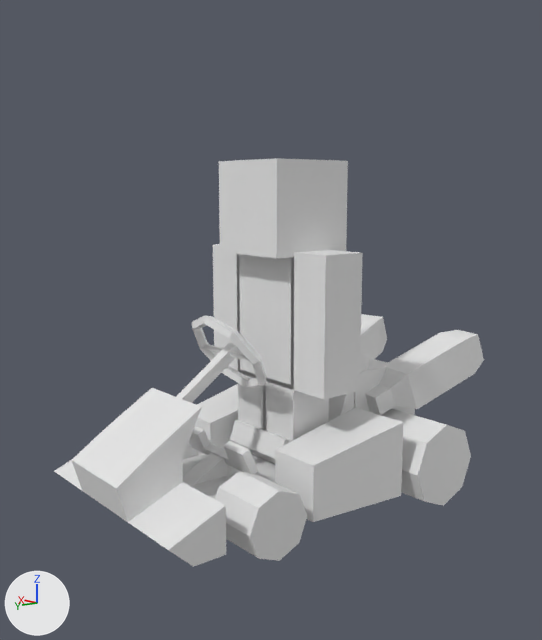
A saved change to the Blender file mods/invector/blends/sam2.blend.
Rendered twice from a 50 mm camera at (-26.9, 22.7, 14.8) aimed at (0.0, 0.7, 8.8). Arrows for +X, +Y and +Z are at lower left; the lights stay in place. Materials are left out; every surface is plain grey.

The older version as bpy lines, for what is in view:
```python
me_cube_006 = bpy.data.meshes.new('Cube.006')
me_cube_006.from_pydata(...)  # 200 vertices, 176 faces; spans x -4.1..4.1, y -2.1..2.1, z -0.1..16.1
me_cube_006.materials.append(mat_player_002)
me_cube_007 = bpy.data.meshes.new('Cube.007')
me_cube_007.from_pydata(...)  # 276 vertices, 234 faces; spans x -6.0..6.0, y -10.5..10.0, z 0.0..9.4
me_cube_007.materials.append(mat_kart)
ob_kart = bpy.data.objects.new('Kart', me_cube_007)
ob_kart.location = (0.0, 0.0, 0.0)
ob_player = bpy.data.objects.new('Player', me_cube_006)
ob_player.location = (0.0, 0.0, 0.0)
```
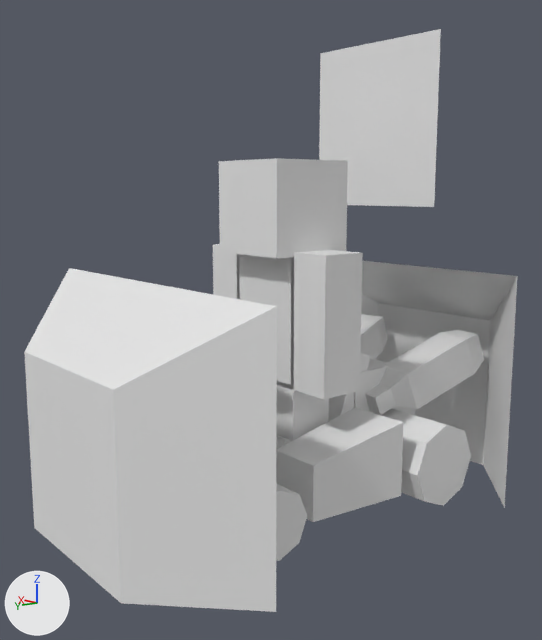
Boxes (x1, y1, x2, y2) around the edits, measured in the pictures (542 x 640 px):
'Shield', added: after (24, 261, 518, 612)
'WeaponHolo', added: after (319, 29, 441, 207)

What the commit changed:
Mesh me_plane is new.
It has 4 vertices, 1 face and spans x -4.0..4.0, y -6.0, z 14.0..22.0.
Mesh me_cube is new.
It has 16 vertices, 8 faces and spans x -8.0..8.0, y -11.0..11.0, z 0.0..11.0.
Object 'WeaponHolo' (ob_weaponholo) is new; it shows me_plane.
Its location is (0.0, 0.0, 0.0).
Object 'Shield' (ob_shield) is new; it shows me_cube.
Its location is (0.0, 0.0, 0.0).
